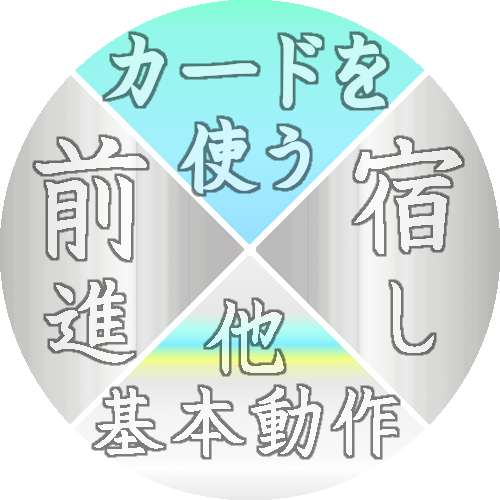
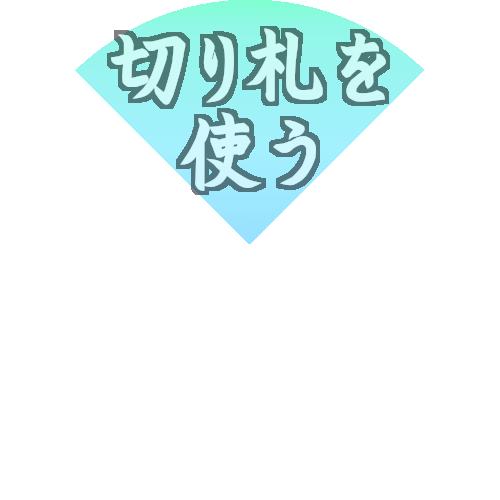
Layers edited between the first and the second (500, 500) image:
hid "他 ..." over [91, 297, 401, 460]
hid "その他基本動作" over [75, 256, 425, 500]
hid "宿 ..." over [351, 135, 465, 356]
hid "宿し" over [256, 75, 500, 425]
hid "前 ..." over [32, 134, 150, 366]
hid "前進" over [0, 75, 244, 424]
hid "カードを ... #1" over [102, 31, 390, 197]
added layer "切り札を ..." (50%) above "use_card" over [107, 26, 390, 195]
